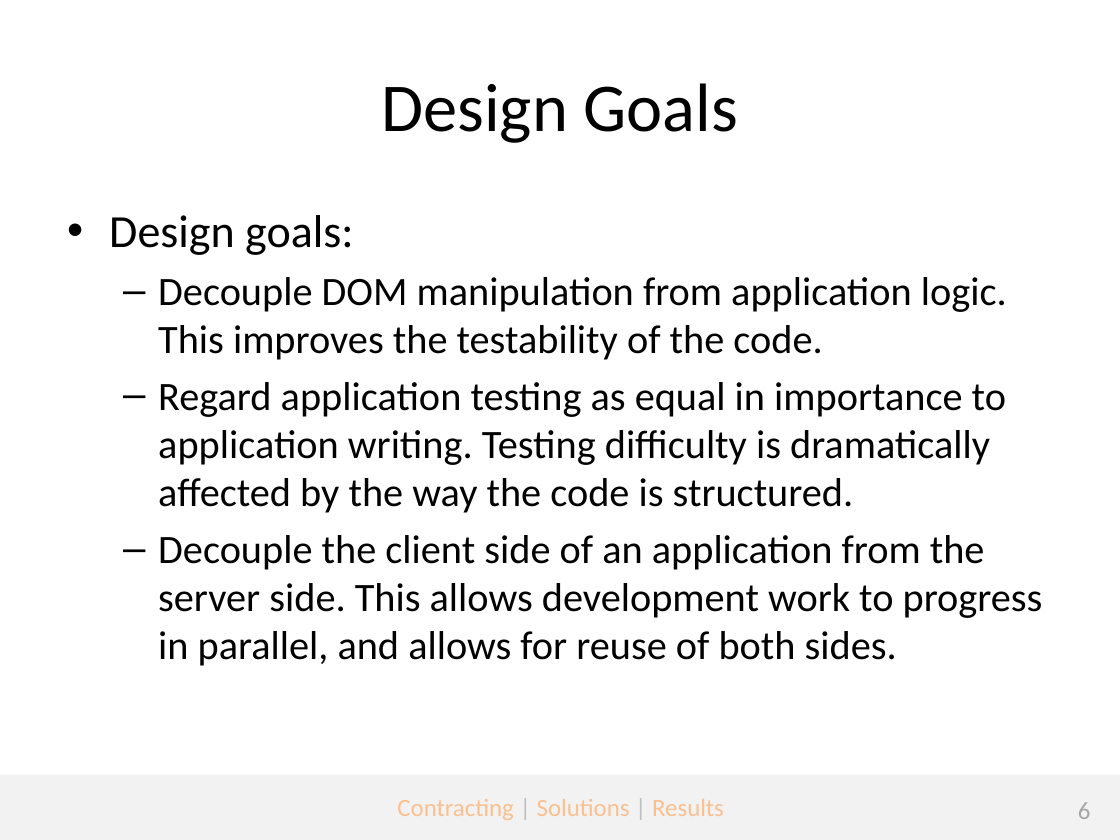
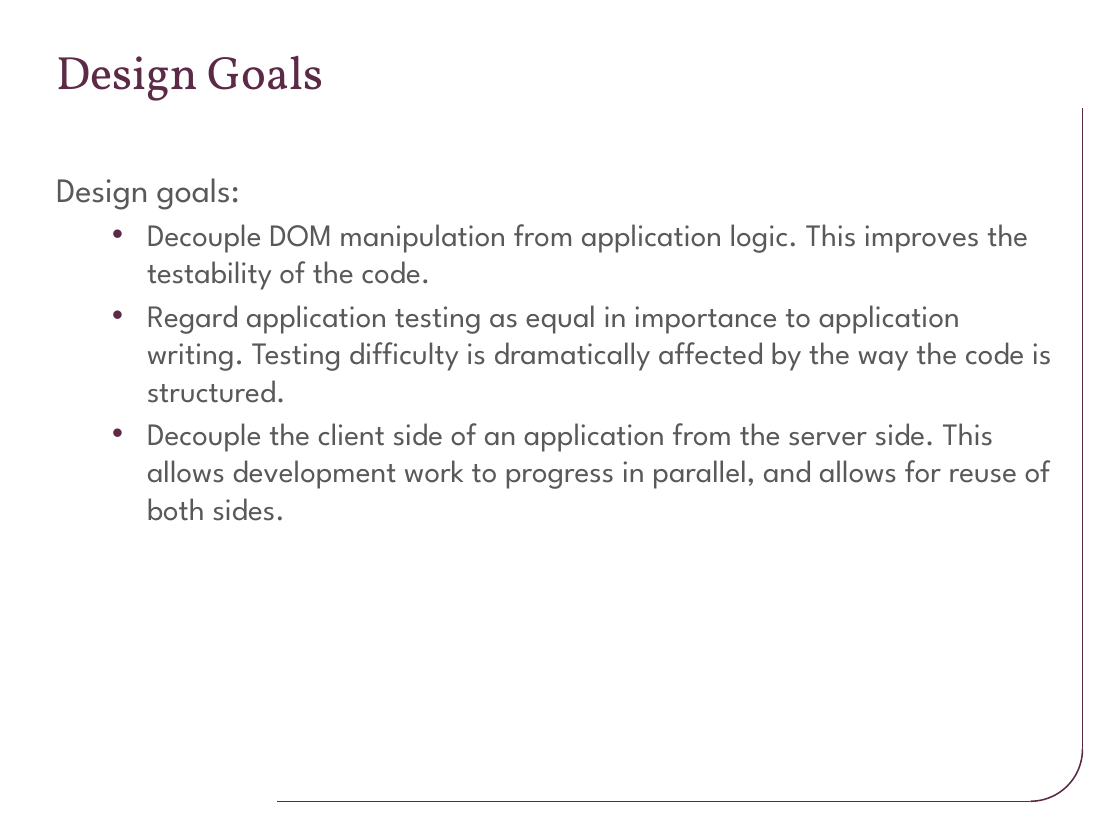
Before and after one commit to jmeckley/angularjs-presentation, a slide deck: slide 6 of Topic 1 - Introduction to mobile development using Angularjs.pptx. Drawn at 1120x840 pixels with LibreOffice and Linux fonts; fonts in the diff are those of the drawing; background and template pictures are left out. Boxes give left, top, right and bottom in pixels: in the first picture for what was removed or moved away, otherwise in the second. Text is boxed around its words. In the diff, an @@ line names an element or a change of style, - is before the commit and + after.

```diff
--- a/Topic 1 - Introduction to mobile development using Angularjs.pptx
+++ b/Topic 1 - Introduction to mobile development using Angularjs.pptx
@@ title "Design Goals": place and size @@
-title "Design Goals" at bbox=[381, 83, 738, 143]
+title "Design Goals" at bbox=[56, 55, 323, 101]
@@ title "Design Goals" at bbox=[56, 55, 323, 101]: size 44 to 30 pt, font Calibri to Vollkorn, text colour #000000 to #5C2946; alignment centre to left @@
@@ line added from (1082, 749) to (1082, 109), #5C2946 1 pt @@
@@ text "Design goals:": place and size @@
-text "Design goals:" at bbox=[109, 215, 1043, 666]
+text "Design goals:" at bbox=[56, 178, 1051, 521]
@@ text "Design goals:" at bbox=[56, 178, 1051, 521]: size 29.6 to 22 pt in "Design goals:"; font Calibri to League Spartan, text colour #000000 to #595959, size 25.9 to 20 pt; bullet • to none; less space between paragraphs; bullet – to • @@
@@ arc (boxed as its full ellipse) added at bbox=[979, 697, 1083, 801], outline #5C2946 1 pt @@
@@ rectangle removed at bbox=[0, 775, 1120, 840] @@
@@ line added from (1030, 801) to (277, 801), #5C2946 1 pt @@
@@ text removed at bbox=[397, 799, 724, 820] @@
-Contracting | Solutions | Results
@@ page number removed at bbox=[1078, 802, 1091, 819] @@
-6
```
Also in this commit, not shown: 12 other slides changed, 10 other files.
